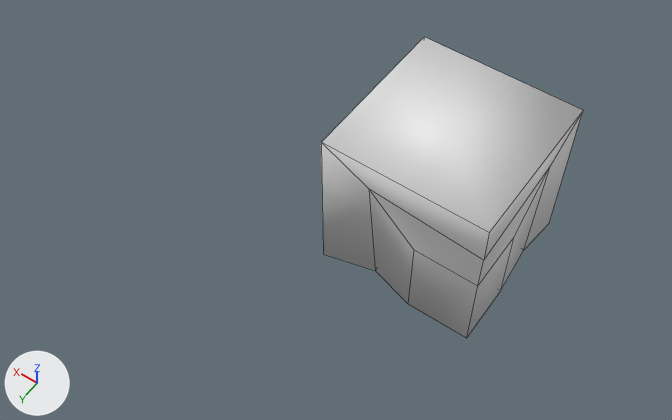
A saved change to the OBJ model rez/model01.obj.
Rendered twice from a 50 mm camera at (-3.44, 7.65, 10.37) aimed at (1.06, 1.36, 0.48). The axes (+X, +Y, +Z) are drawn at lower left. The lights are the same throughout. Mesh edges are drawn as thin lines. Where no turn or scale is listed for an object, it has been applied to the vertices.
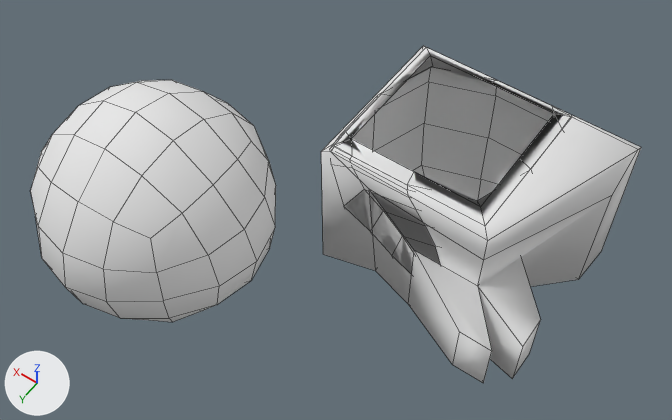
Where the change shows, as pixel boxes [x1, y1, x2, y2] in the pictures (672 x 420 px):
'cube1', reshaped (22% wider, 12% taller): before [321, 37, 583, 338]; after [321, 46, 641, 383]
'octotoad2', added: after [31, 80, 276, 322]

What the commit changed:
Material 'default2' (mat_default2) is new.
Its base color is (0.8, 0.8, 0.8) (white #e7e7e7).
Its roughness is 1.0.
Material 'default' (mat_default) is new.
Its base color is (0.8, 0.8, 0.8) (white #e7e7e7).
Its roughness is 1.0.
me_cube1 is used by ob_cube1; location (0.0, 0.0, 0.0).
me_cube1 had 20 vertices, 18 faces and spanned x -1.0..1.55, y -1.55..1.0, z -1.37..1.19.
me_cube1 now has 145 vertices, 143 faces and spans x -1.99..1.55, y -1.55..2.01, z -1.37..1.19.
Part 1, on me_cube1:
7 vertices are removed from x -1.0..1.55, y -1.55..1.0, z -1.37..1.19.
13 faces are deleted.
132 vertices are added at x -1.99..1.55, y -1.55..2.01, z -1.37..1.19.
138 new faces join them.
me_cube1 now uses material mat_default2 (white #e7e7e7).
Mesh me_octotoad2 is new.
It has 98 vertices, 96 faces and spans x 1.26..4.6, y 1.12..4.45, z -0.9..2.44.
It uses material mat_default (white #e7e7e7).
Object 'octotoad2' (ob_octotoad2) is new; it shows me_octotoad2.
Its location is (0.0, 0.0, 0.0).
